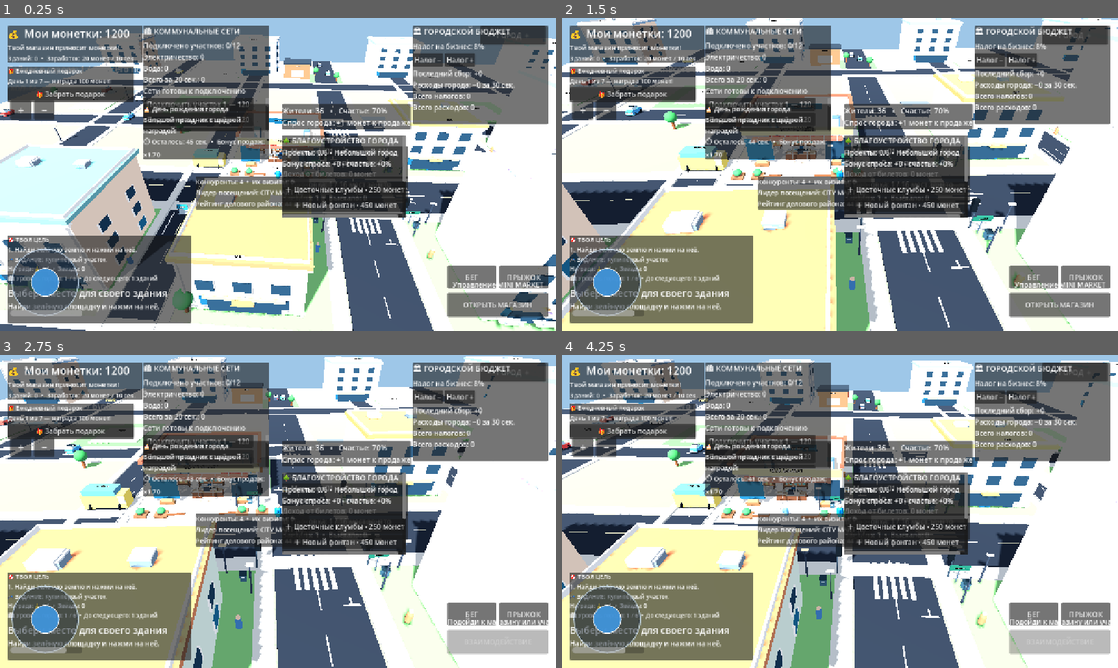
Above: before the commit, frames 1-4 (two rows, left to right).
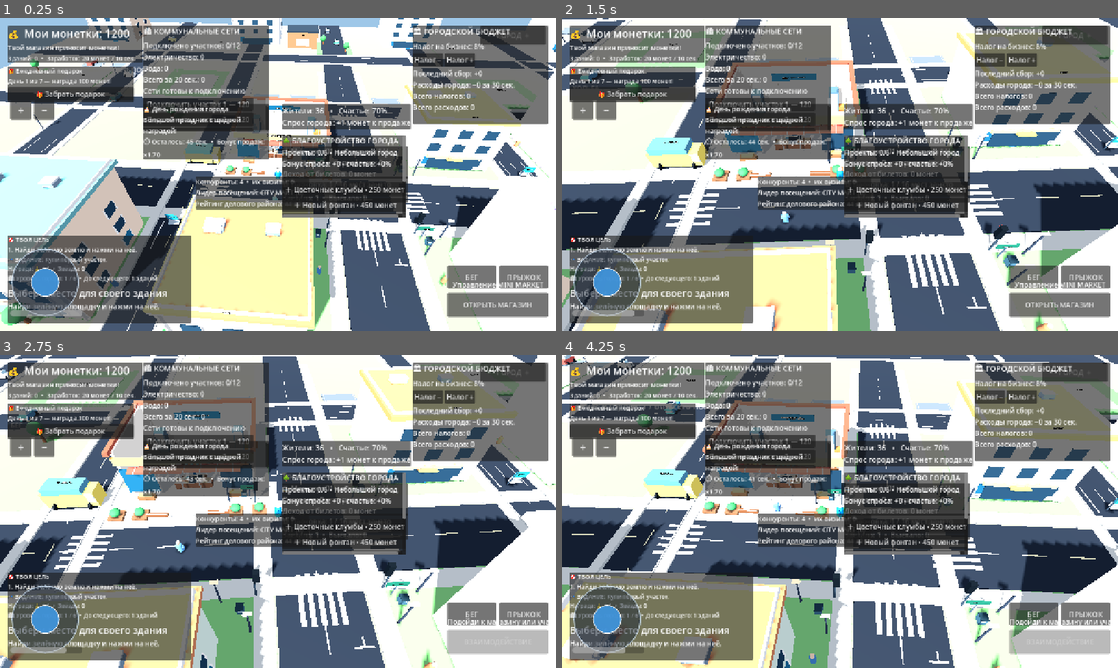
Above: after the commit, the same moments.

Repository: uchihabaha05-del/MINI-WORLD-TYCOON
Game: Godot game, scene res://scenes/Main.tscn
Same seed, same stepped clock (60 frames per second), same inputs: the game is played once before the commit and once after it.
Inputs (mouse positions are in pixels of both pictures, inside the frame that each line leads up to):
- Up to frame 1 (0.25 s): no input
- Up to frame 2 (1.5 s): tap Enter at 0.5 s; move the mouse to (962, 158) at 0.52 s; hold D 0.53-1.25 s; hold Shift 0.53-1.25 s; click (962, 158) at 0.67 s; tap Space at 0.77 s; drag from (728, 190) to (812, 237) at 1.27 s
- Up to frame 3 (2.75 s): move the mouse to (333, 442) at 2.02 s; hold D from 2.03 s (still down); hold Shift from 2.03 s (still down)
- Up to frame 4 (4.25 s): release D at 2.75 s; release Shift at 2.75 s; drag from (812, 574) to (673, 464) at 2.77 s; move the mouse to (1006, 558) at 3.52 s; hold A from 3.53 s (still down); hold Shift from 3.53 s (still down); tap Space at 3.77 s

The runs differ from the first frame. In frame 1, 38% of the frame differs, in the area x 0-100%, y 0-100%; in frame 2, 41%; in frame 3, 41%; in frame 4, 42%.

Commit message:
Improve third-person camera angle and framing

Diff:
--- a/scripts/player_and_customers.gd
+++ b/scripts/player_and_customers.gd
@@ -29,8 +29,8 @@
 var nearby_plot_id := -1
 var near_shop := false
 var camera_yaw := 0.0
-var camera_pitch := 34.0
-var camera_distance := 40.0
+var camera_pitch := 48.0
+var camera_distance := 34.0
 var camera_touch_index := -1
 var last_camera_touch := Vector2.ZERO
 var joystick_touch_index := -1
